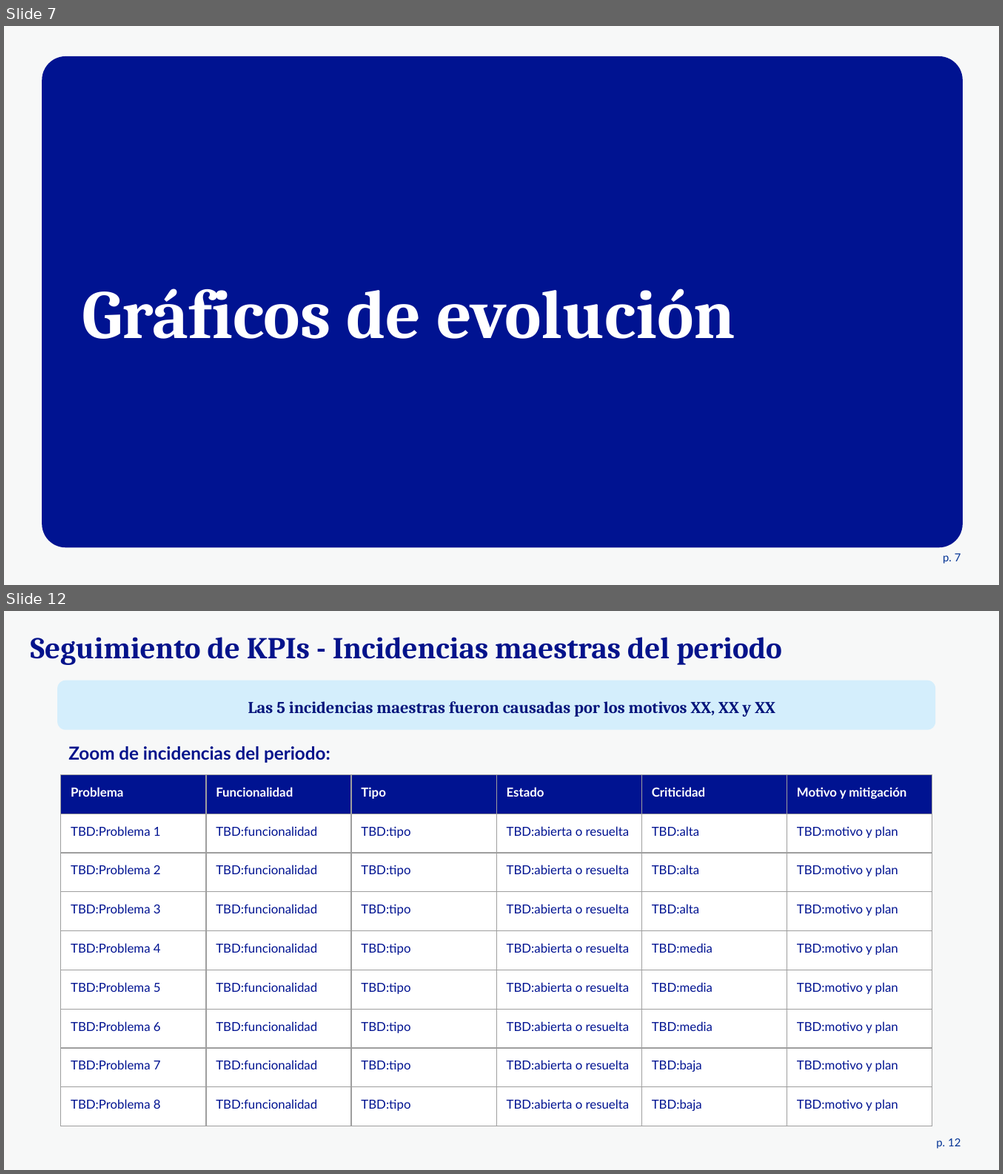
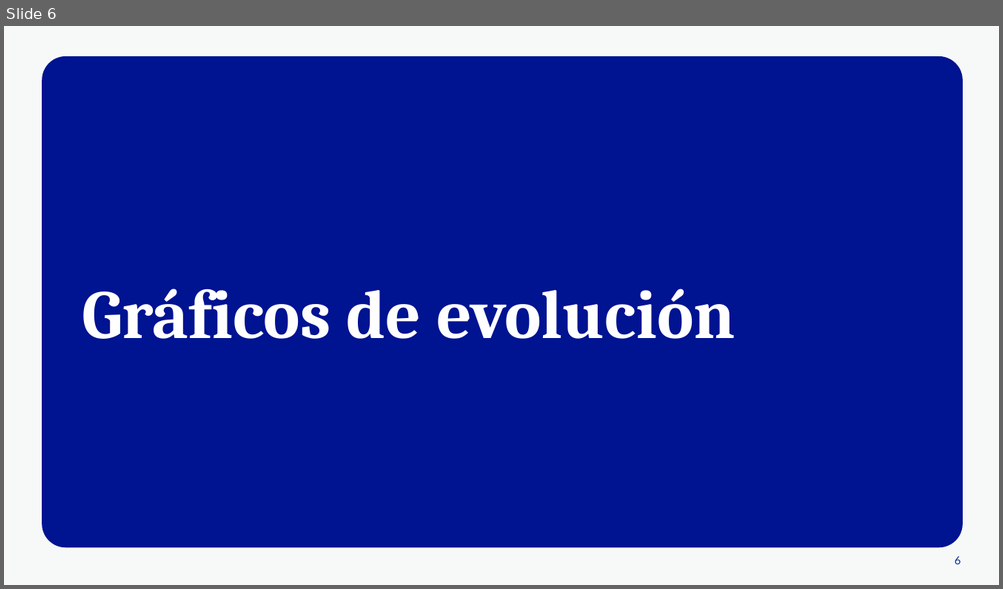
Before and after one commit to felixdelbarrio/bug-resolution-radar, a slide deck: src/bug_resolution_radar/reports/templates/Seguimiento de incidencias del periodo.pptx. Shown one above the other, each under a label of ours: slides 7 and 12 before the commit, slide 6 after it; the slides between them are not shown. The pictures are 1003x1174 and 1003x589 pixels, drawn with LibreOffice and Linux fonts; fonts in the diff are those of the drawing. Boxes give left, top, right and bottom in pixels: in the first picture for what was removed or moved away, otherwise in the second. Text is boxed around its words. In the diff, an @@ line names an element or a change of style, - is before the commit and + after.

```diff
--- a/src/bug_resolution_radar/reports/templates/Seguimiento de incidencias del periodo.pptx
+++ b/src/bug_resolution_radar/reports/templates/Seguimiento de incidencias del periodo.pptx
@@ slide 12 removed at [4, 611, 999, 1170], background #F7F8F8; not listed: 1 template element that a slide beside it also shows @@
@@ text removed at [31, 637, 782, 665] @@
-Seguimiento de KPIs - Incidencias maestras del periodo
@@ rounded rectangle removed at [58, 681, 936, 730] @@
-Las 5 incidencias maestras fueron causadas por los motivos XX, XX y XX
@@ text removed at [68, 746, 330, 763] @@
-Zoom de incidencias del periodo:
@@ table removed at [61, 775, 932, 1114], 9 rows, 6 columns @@
-Problema | Funcionalidad | Tipo | Estado | Criticidad | Motivo y mitigación
-TBD:Problema 1 | TBD:funcionalidad | TBD:tipo | TBD:abierta o resuelta | TBD:alta | TBD:motivo y plan
-TBD:Problema 2 | TBD:funcionalidad | TBD:tipo | TBD:abierta o resuelta | TBD:alta | TBD:motivo y plan
-TBD:Problema 3 | TBD:funcionalidad | TBD:tipo | TBD:abierta o resuelta | TBD:alta | TBD:motivo y plan
-TBD:Problema 4 | TBD:funcionalidad | TBD:tipo | TBD:abierta o resuelta | TBD:media | TBD:motivo y plan
-TBD:Problema 5 | TBD:funcionalidad | TBD:tipo | TBD:abierta o resuelta | TBD:media | TBD:motivo y plan
-TBD:Problema 6 | TBD:funcionalidad | TBD:tipo | TBD:abierta o resuelta | TBD:media | TBD:motivo y plan
-TBD:Problema 7 | TBD:funcionalidad | TBD:tipo | TBD:abierta o resuelta | TBD:baja | TBD:motivo y plan
-TBD:Problema 8 | TBD:funcionalidad | TBD:tipo | TBD:abierta o resuelta | TBD:baja | TBD:motivo y plan
@@ what was slide 7 is now slide 6 @@
@@ slide 6 changed as well @@
@@ page number removed at [942, 554, 961, 564] @@
-p. 7
@@ page number added at [954, 557, 961, 565], 8 pt, text #003194 @@
+6
```
Also in this commit, not shown: 6 other slides changed, 12 other slides removed, 5 other files.
